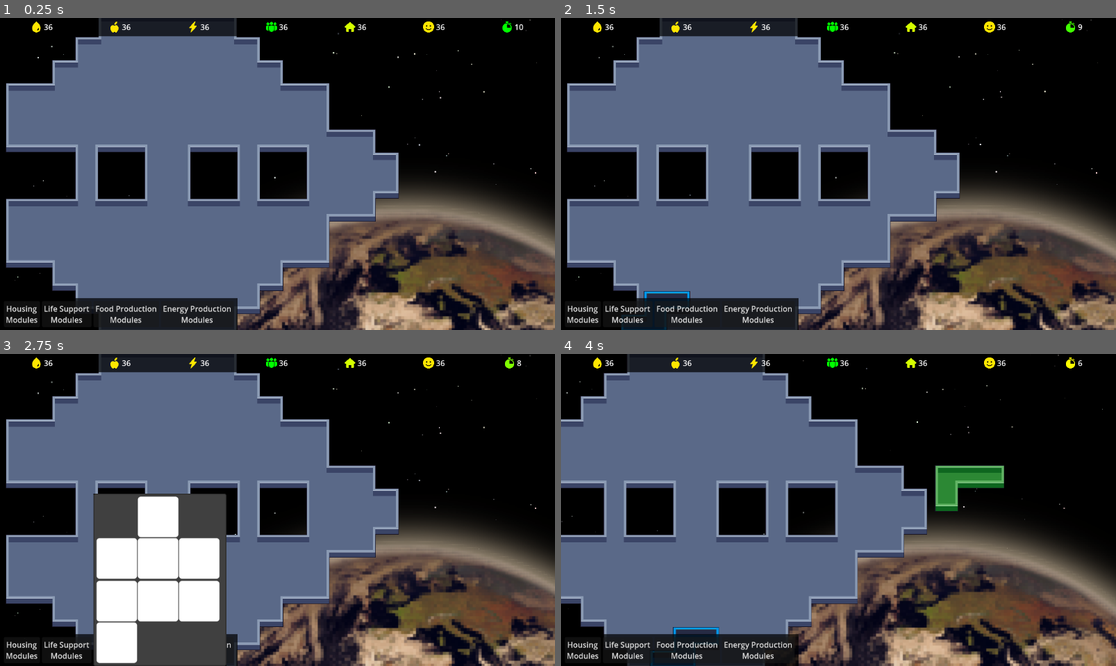
Above: before the commit, frames 1-4 (two rows, left to right).
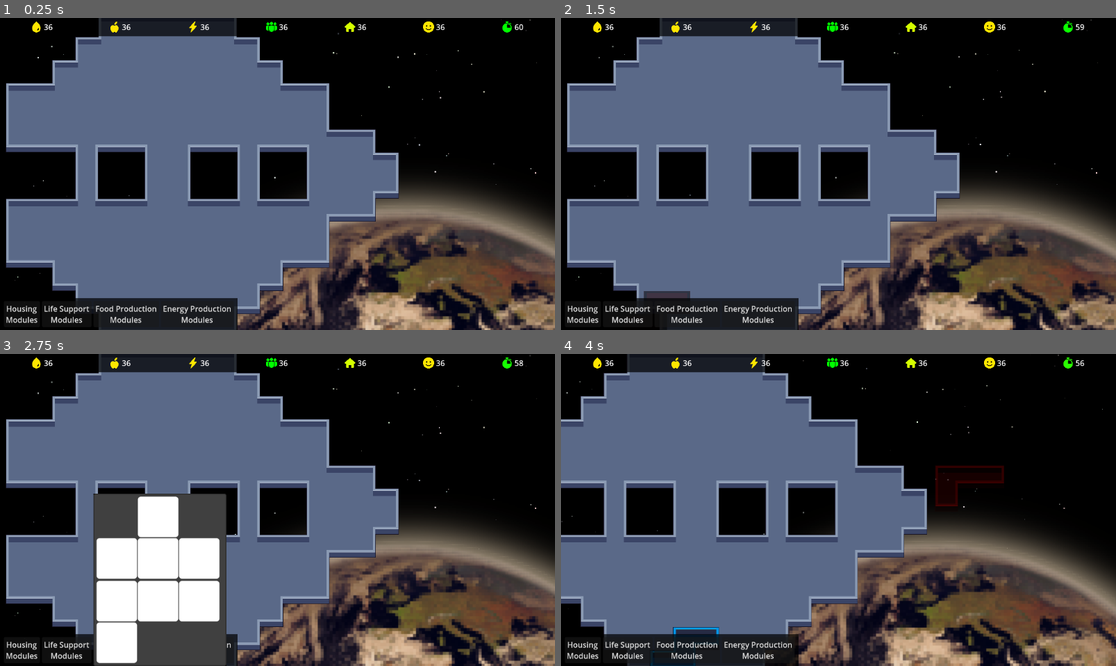
Above: after the commit, the same moments.

Repository: lmagitem-games/ld54
Game: Godot game, scene res://scenes/main.tscn
Two runs of this game, one before a commit and one after it. Both use one fixed random seed, a clock stepped at 60 frames per second and the inputs below.
Inputs (mouse positions are in pixels of both pictures, inside the frame that each line leads up to):
- Up to frame 1 (0.25 s): no input
- Up to frame 2 (1.5 s): click "Housing Modules" at 0.5 s; click "Life Support Modules" at 1.25 s
- Up to frame 3 (2.75 s): click "Food Production Modules" at 2 s
- Up to frame 4 (4 s): click "Energy Production Modules" at 2.75 s; tap Enter at 3.5 s; move the mouse to (960, 494) at 3.52 s; hold Right (ui_right) from 3.53 s (still down); click (960, 494) at 3.67 s

The runs differ from the first frame. In frame 1, less than 0.1% of the frame differs, in the area x 92-94%, y 2-5%; in frame 2, 0.4%; in frame 3, less than 0.1%; in frame 4, 1.3%, in the area x 67-95%, y 1-51%.

Commit message:
Progress on Room placement

Diff:
--- /dev/null
+++ b/scenes/map-census.gd
@@ -0,0 +1,25 @@
+extends TileMap
+
+var available_tiles = []
+
+func _ready():
+	calculate_available_tiles()
+
+func calculate_available_tiles():
+	var used_rect = get_used_rect()
+	var start = used_rect.position
+	var end = start + used_rect.size
+
+	for x in range(int(start.x), int(end.x)):
+		for y in range(int(start.y), int(end.y)):
+			var cell_pos = Vector2(x, y)
+			if is_tile_buildable(cell_pos):
+				available_tiles.append(cell_pos)
+
+	GameManager.map_tiles = available_tiles
+
+func is_tile_buildable(pos: Vector2) -> bool:
+	var tile_id = get_cell_source_id(0, pos)
+	if tile_id == -1:
+		return false  # Empty tile, not buildable.
+	return true
--- a/scenes/map.tscn
+++ b/scenes/map.tscn
@@ -1,6 +1,7 @@
-[gd_scene load_steps=25 format=3 uid="uid://baxq1ulivpmbv"]
+[gd_scene load_steps=26 format=3 uid="uid://baxq1ulivpmbv"]
 
 [ext_resource type="Texture2D" uid="uid://bx0jb7ghxnfwa" path="res://assets/SciFi Tileset/Tilesets/tileset_full.png" id="1_gufhc"]
+[ext_resource type="Script" path="res://scenes/map-census.gd" id="2_djg1a"]
 
 [sub_resource type="TileMapPattern" id="TileMapPattern_dlieo"]
 tile_data = PackedInt32Array(0, 0, 10, 65536, 0, 11, 131072, 0, 11, 196608, 0, 11, 262144, 0, 11, 327680, 0, 14, 1, 655 …(539 unchanged characters)…
@@ -460,3 +461,4 @@
 format = 2
 layer_0/name = "Room"
 layer_0/tile_data = PackedInt32Array(589824, 0, 0, 655360, 0, 1, 720896, 0, 1, 786432, 0, 1, 851968, 0, 1, 917504, 0, 1 …(25153 unchanged characters)…
+script = ExtResource("2_djg1a")
--- a/scripts/game-manager.gd
+++ b/scripts/game-manager.gd
@@ -19,8 +19,16 @@
 @export var shelter:= 36
 @export var happiness:= 36
 @export var ideal_happiness:= 100
-@export var timer:= 10.0
-@export var timer_interval:= 10.0
+@export var timer:= 60.0
+@export var timer_interval:= 60.0
+var map_tiles = []
+var rooms = []
+
+func register_room(room):
+	rooms.append(room)
+
+func unregister_room(room):
+	rooms.erase(room)
 
 func _ready():
 	print("GameManager is ready!")
--- a/scripts/room.gd
+++ b/scripts/room.gd
@@ -10,6 +10,7 @@
 var current_tilemap: TileMap = null
 var is_placing := false
 var last_rotation_time: int = 0
+var room_tiles = []
 
 func set_room_type(value):
 	room_type = value
@@ -34,8 +35,26 @@
 		var grid_y = int(mouse_position.y / grid_size.y) * grid_size.y
 		global_position = Vector2(grid_x, grid_y)
 
+		if is_placement_valid():
+			modulate = Color(1, 1, 1, 1)
+		else:
+			modulate = Color(1, 0, 0, 0.5)
+
+func is_placement_valid() -> bool:
+	for tile in room_tiles:
+		if !is_tile_in_spaceship(position / Vector2(16, 16) + tile) or is_tile_occupied_by_room(position + tile):
+			return false
+	return true
+
+func is_tile_in_spaceship(tile: Vector2) -> bool:
+	if tile in GameManager.map_tiles:
+		return true
+	return false
+
+func is_tile_occupied_by_room(tile: Vector2) -> bool:
+	return false
+
 func _input(event):
-	print(self.name)
 	if is_placing:
 		if event is InputEventMouseButton:
 			if event.button_index == MOUSE_BUTTON_WHEEL_UP or event.button_index == MOUSE_BUTTON_WHEEL_DOWN:
@@ -50,8 +69,13 @@
 				if event.button_index == MOUSE_BUTTON_RIGHT:
 					cancel_placement()
 				else:
+					GameManager.register_room(self)
 					is_placing = false
 					set_process(false)
+
+
+func _exit_tree():
+	GameManager.unregister_room(self)
 
 func cancel_placement():
 	if is_placing:
@@ -66,6 +90,8 @@
 	name = tilemap_name
 	if current_tilemap:
 		current_tilemap.visible = true
+
+	calculate_available_tiles()
 
 func _build_tilemap_name() -> String:
 	var type_string
@@ -96,9 +122,27 @@
 
 func set_next_rotation():
 	var next_rotation = (room_rotation + 1) % RoomEnums.RoomRotation.size()
-	print(next_rotation)
 	set_room_rotation(next_rotation)
 
 func set_previous_rotation():
 	var previous_rotation = (room_rotation - 1 + RoomEnums.RoomRotation.size()) % RoomEnums.RoomRotation.size()
 	set_room_rotation(previous_rotation)
+
+func calculate_available_tiles():
+	if !current_tilemap:
+		return
+	var used_rect = current_tilemap.get_used_rect()
+	var start = used_rect.position
+	var end = start + used_rect.size
+
+	for x in range(int(start.x), int(end.x)):
+		for y in range(int(start.y), int(end.y)):
+			var cell_pos = Vector2(x, y)
+			if is_tile_buildable(cell_pos):
+				room_tiles.append(cell_pos)
+
+func is_tile_buildable(pos: Vector2) -> bool:
+	var tile_id = current_tilemap.get_cell_source_id(0, pos)
+	if tile_id == -1:
+		return false  # Empty tile, not buildable.
+	return true
